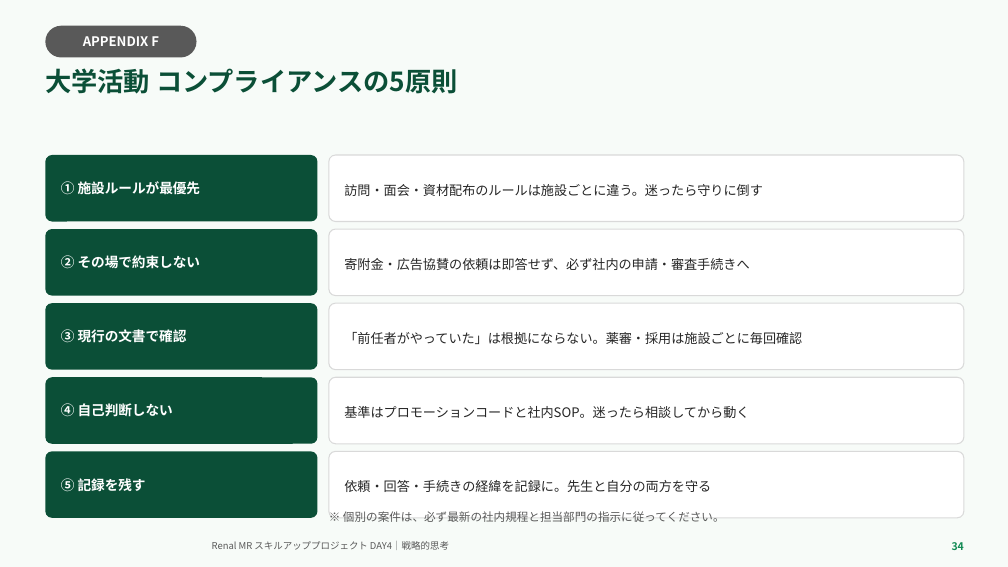
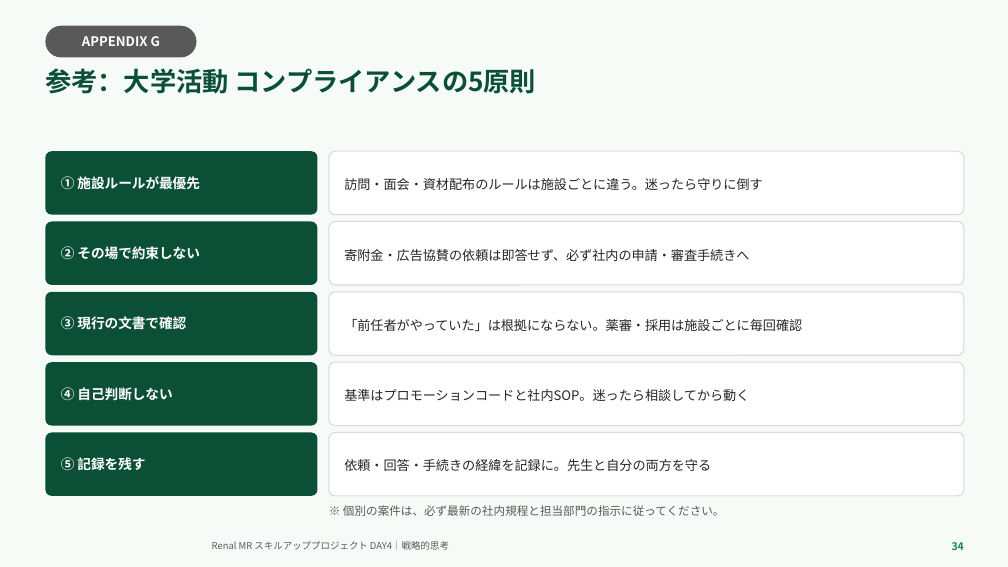
Before and after one commit to TAKUYA-1187/Claude, a slide deck: slide 34 of novartis_training/DAY4_ちょっと分かるだけで世界が変わる.pptx. Drawn at 1008x567 pixels with LibreOffice and Linux fonts; fonts in the diff are those of the drawing; background and template pictures are left out. Boxes give left, top, right and bottom in pixels: in the first picture for what was removed or moved away, otherwise in the second. Text is boxed around its words. In the diff, an @@ line names an element or a change of style, - is before the commit and + after.

```diff
--- a/novartis_training/DAY4_ちょっと分かるだけで世界が変わる.pptx
+++ b/novartis_training/DAY4_ちょっと分かるだけで世界が変わる.pptx
@@ text in rounded rectangle at (x1=82, y1=36, x2=160, y2=46): text changed @@
-APPENDIX F
+APPENDIX G
@@ text at (x1=45, y1=68, x2=536, y2=94): text changed @@
-大学活動 コンプライアンスの5原則
+参考：大学活動 コンプライアンスの5原則
@@ rounded rectangle "② その場で約束しない" resized from (x1=45, y1=229, x2=318, y2=296) to (x1=45, y1=222, x2=318, y2=285) @@
@@ rounded rectangle "寄附金・広告協賛の依頼は即答せず、必ず社内の申請・審査手続きへ" resized from (x1=329, y1=229, x2=964, y2=296) to (x1=329, y1=222, x2=964, y2=285) @@
@@ rounded rectangle "③ 現行の文書で確認" resized from (x1=45, y1=303, x2=318, y2=370) to (x1=45, y1=292, x2=318, y2=355) @@
@@ rounded rectangle "「前任者がやっていた」は根拠にならない。薬審・採用は施設ごとに毎回確認" resized from (x1=329, y1=303, x2=964, y2=370) to (x1=329, y1=292, x2=964, y2=355) @@
@@ rounded rectangle "④ 自己判断しない" moved from (x1=45, y1=377, x2=318, y2=444) to (x1=45, y1=362, x2=318, y2=426) @@
@@ rounded rectangle "基準はプロモーションコードと社内SOP。迷ったら相談してから動く" moved from (x1=329, y1=377, x2=964, y2=444) to (x1=329, y1=362, x2=964, y2=426) @@
@@ rounded rectangle "⑤ 記録を残す" resized from (x1=45, y1=451, x2=318, y2=518) to (x1=45, y1=433, x2=318, y2=496) @@
@@ rounded rectangle "依頼・回答・手続きの経緯を記録に。先生と自分の両方を守る" resized from (x1=329, y1=451, x2=964, y2=518) to (x1=329, y1=433, x2=964, y2=496) @@
@@ 2 rounded rectangles, 1 text moved together from (x1=45, y1=155, x2=964, y2=522) to (x1=45, y1=151, x2=964, y2=516) @@
```
Also in this commit, not shown: 24 other slides changed, 5 slides added, 4 slides removed, 2 other files.
